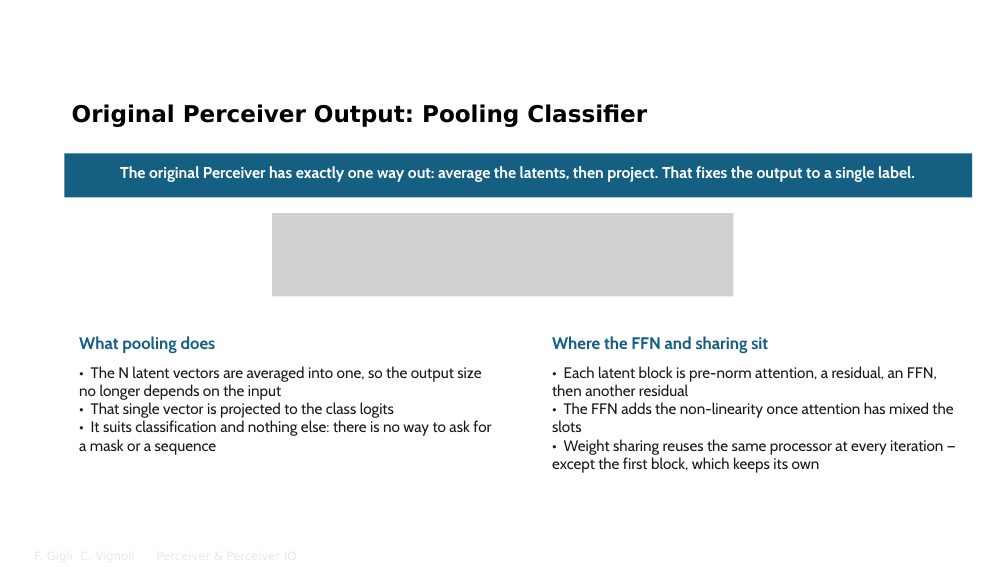
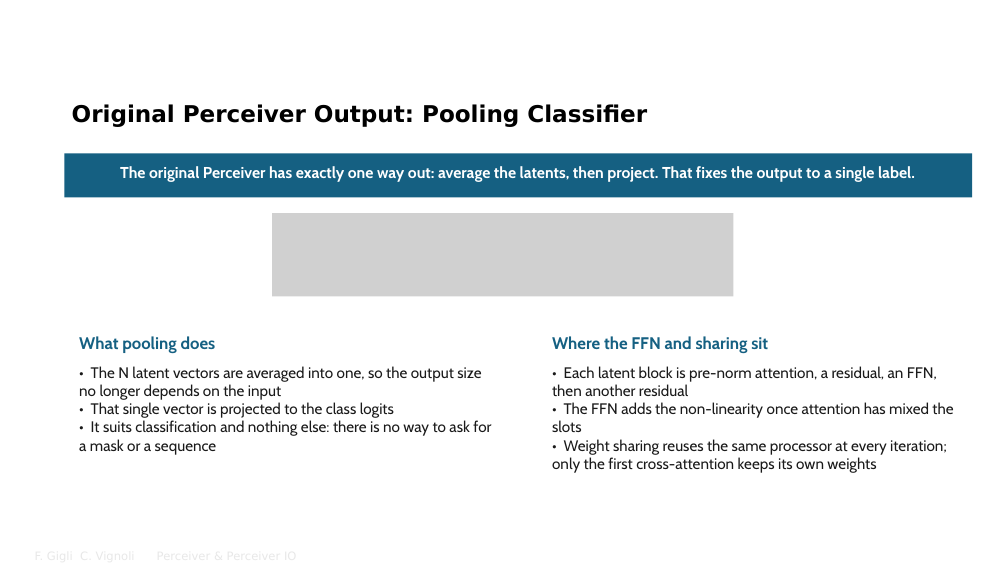
Before and after one commit to FrancescoGigli/Perceiver_project, a slide deck: slide 10 of sito/slide/Perceiver & Perceiver IO.pptx. Drawn at 1008x567 pixels with LibreOffice and Linux fonts; fonts in the diff are those of the drawing; grey boxes stand for pictures; background and template pictures are left out. Boxes give left, top, right and bottom in pixels: in the first picture for what was removed or moved away, otherwise in the second. Text is boxed around its words. In the diff, an @@ line names an element or a change of style, - is before the commit and + after.

```diff
--- a/sito/slide/Perceiver & Perceiver IO.pptx
+++ b/sito/slide/Perceiver & Perceiver IO.pptx
@@ text at bbox=[552, 439, 947, 473]: text changed @@
-• Weight sharing reuses the same processor at every iteration — except the first block, which keeps its own
+• Weight sharing reuses the same processor at every iteration; only the first cross-attention keeps its own weights
```
Also in this commit, not shown: 3 other slides changed, 6 other files.
